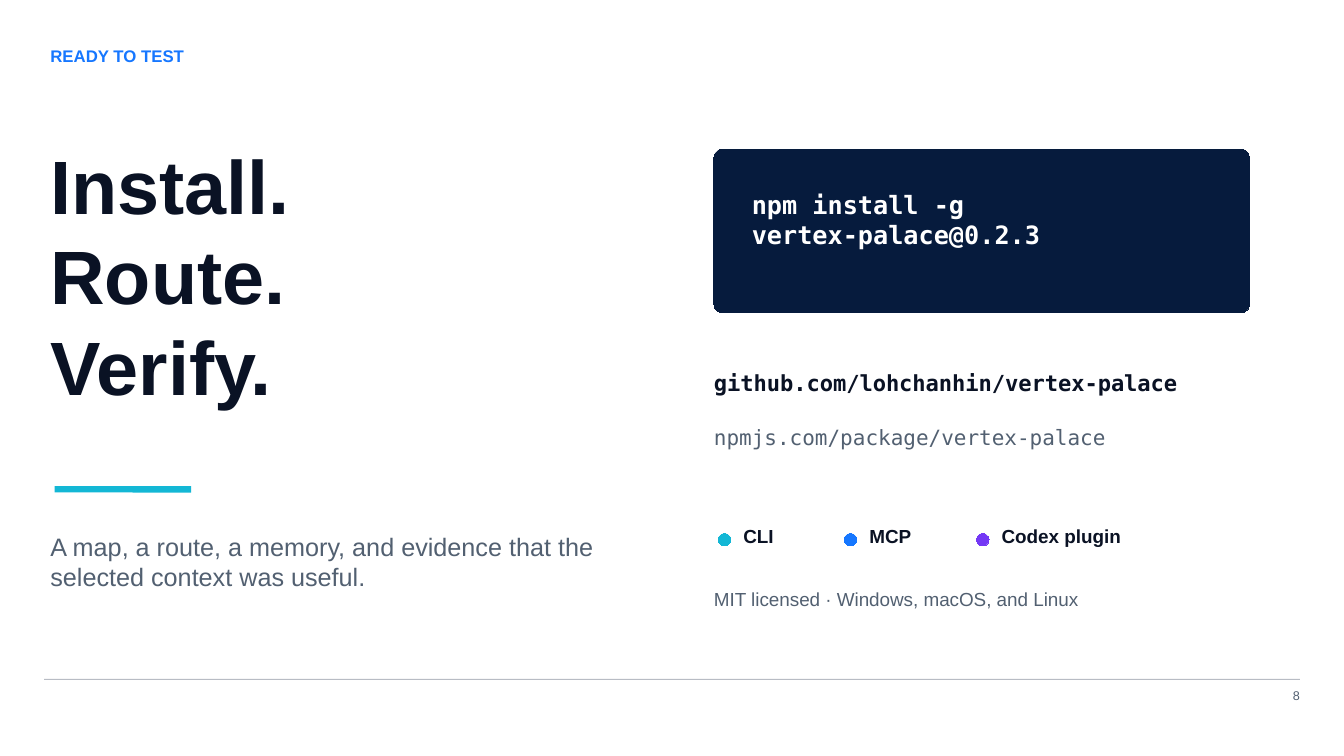
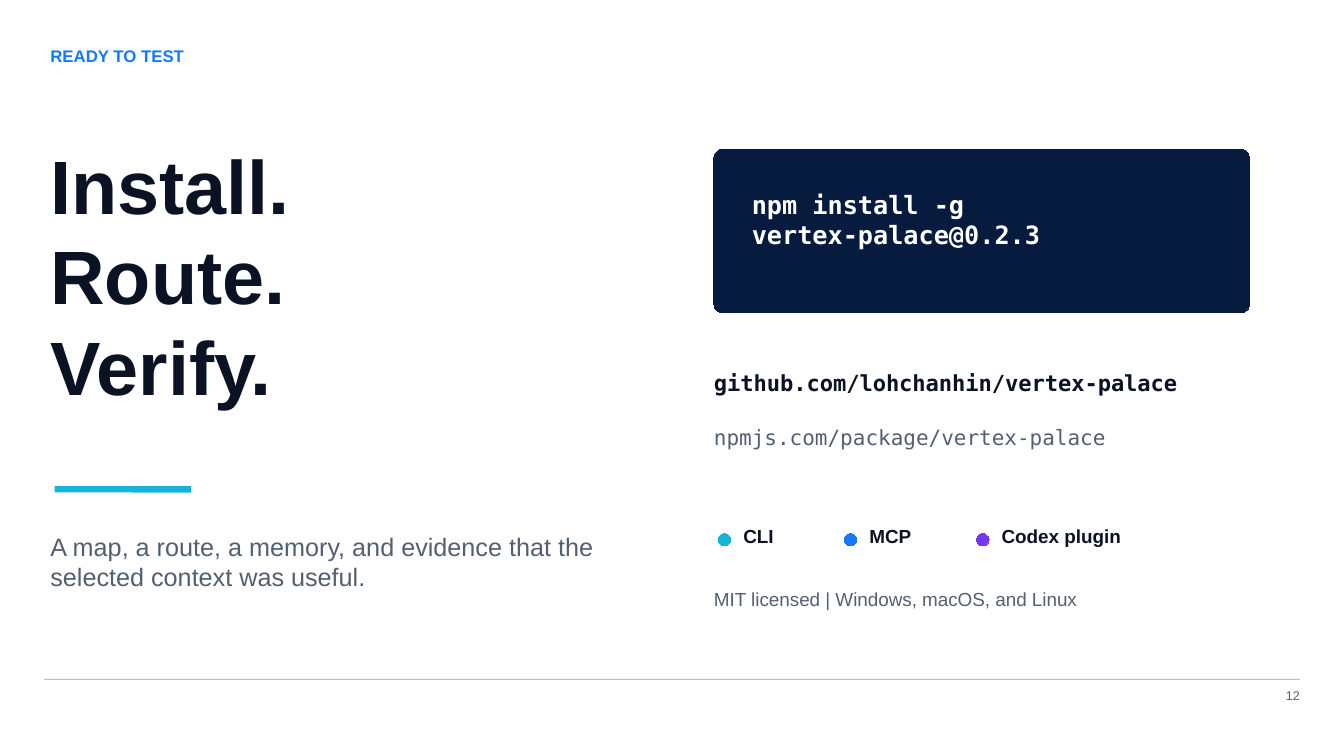
Before and after one commit to lohchanhin/vertex-palace, a slide deck: slide 12 of outputs/vertex-palace-build-week-demo.pptx (slide 8 before the commit). Drawn at 1344x756 pixels with LibreOffice and Linux fonts; fonts in the diff are those of the drawing. Boxes give left, top, right and bottom in pixels: in the first picture for what was removed or moved away, otherwise in the second. Text is boxed around its words. In the diff, an @@ line names an element or a change of style, - is before the commit and + after.

```diff
--- a/outputs/vertex-palace-build-week-demo.pptx
+++ b/outputs/vertex-palace-build-week-demo.pptx
@@ text at box(714, 592, 1077, 609): text changed @@
-MIT licensed · Windows, macOS, and Linux
+MIT licensed | Windows, macOS, and Linux
@@ text at box(1286, 691, 1300, 700): text changed @@
-8
+12
```
Also in this commit, not shown: 6 slides added, 2 slides removed, 1 other file.
